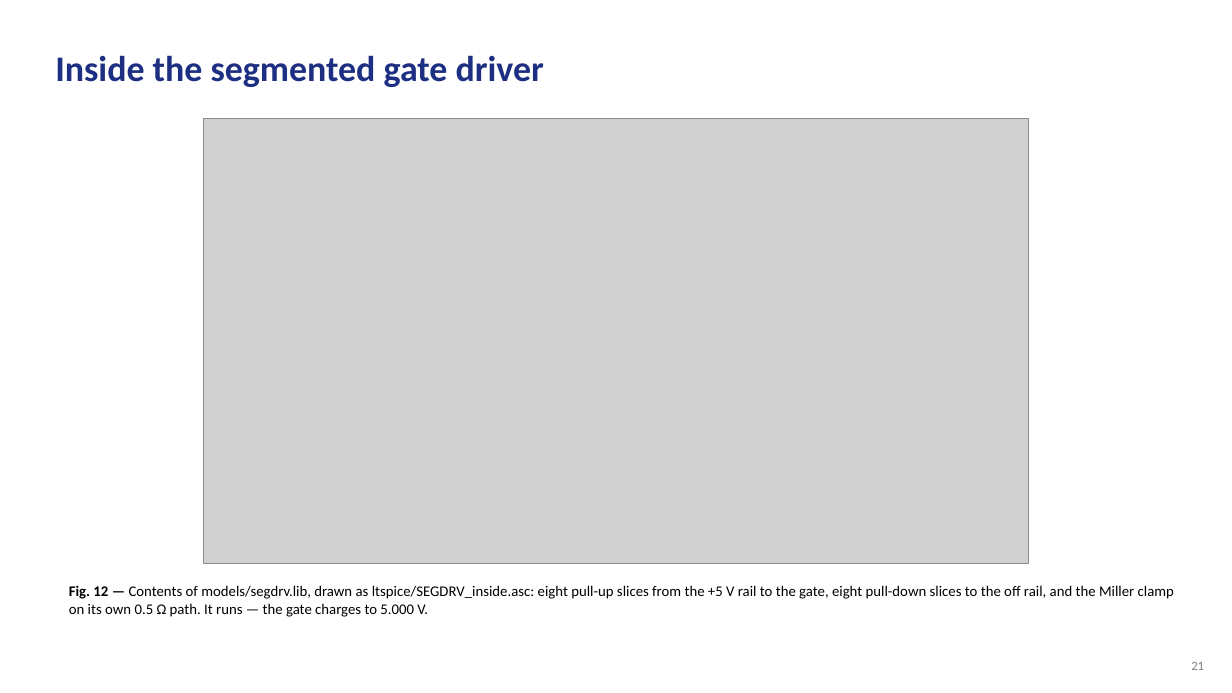
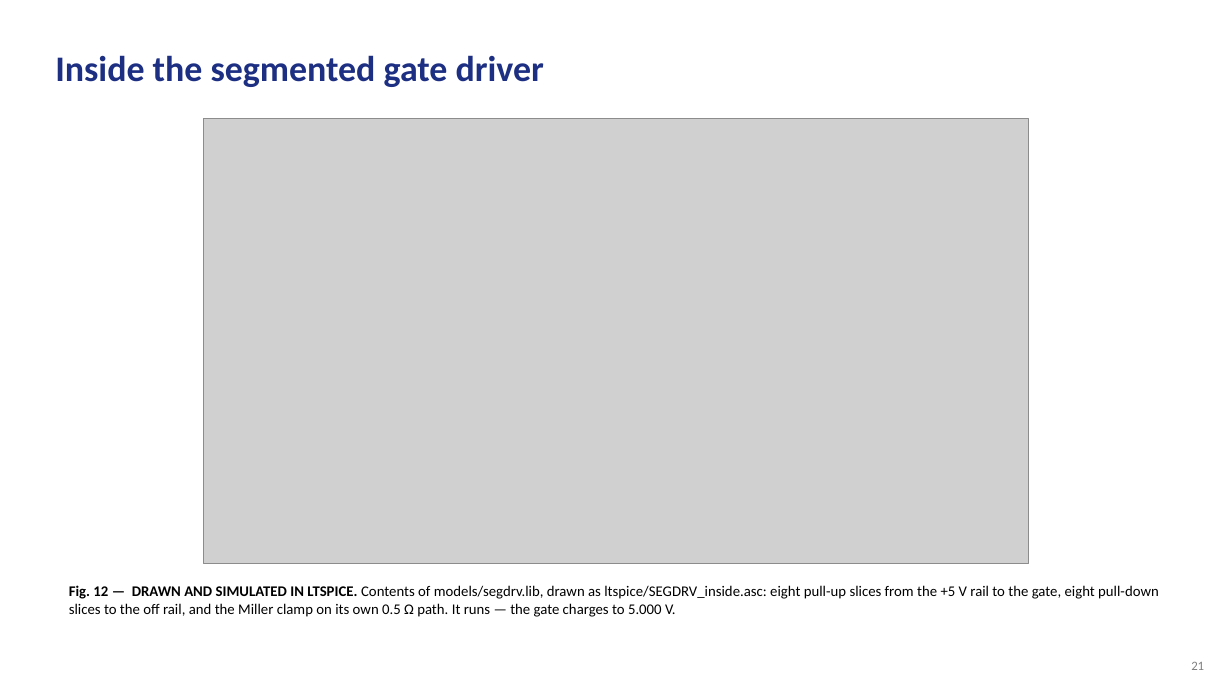
Before and after one commit to Amritha902/gan-driver, a slide deck: slide 21 of review/GaN_Review1_BACKUP.pptx. Drawn at 1232x693 pixels with LibreOffice and Linux fonts; fonts in the diff are those of the drawing; grey boxes stand for pictures. Boxes give left, top, right and bottom in pixels: in the first picture for what was removed or moved away, otherwise in the second. Text is boxed around its words. In the diff, an @@ line names an element or a change of style, - is before the commit and + after.

```diff
--- a/review/GaN_Review1_BACKUP.pptx
+++ b/review/GaN_Review1_BACKUP.pptx
@@ text at [69,585,1159,617]: text changed @@
-Fig. 12 — Contents of models/segdrv.lib, drawn as ltspice/SEGDRV_inside.asc: eight pull-up slices from the +5 V rail to the gate, eight pull-down slices to the off rail, and the Miller clamp on its own 0.5 Ω path. It runs — the gate charges to 5.000 V.
+Fig. 12 — DRAWN AND SIMULATED IN LTSPICE. Contents of models/segdrv.lib, drawn as ltspice/SEGDRV_inside.asc: eight pull-up slices from the +5 V rail to the gate, eight pull-down slices to the off rail, and the Miller clamp on its own 0.5 Ω path. It runs — the gate charges to 5.000 V.
```
Also in this commit, not shown: 25 other slides changed, 3 other files.
